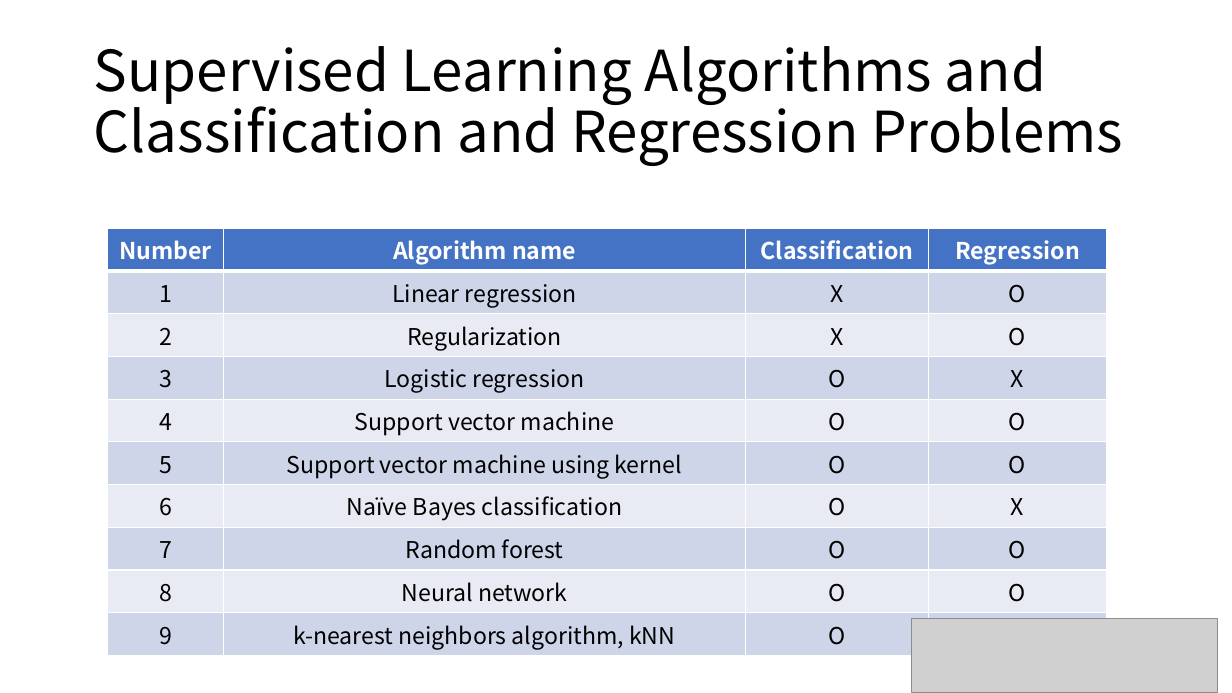
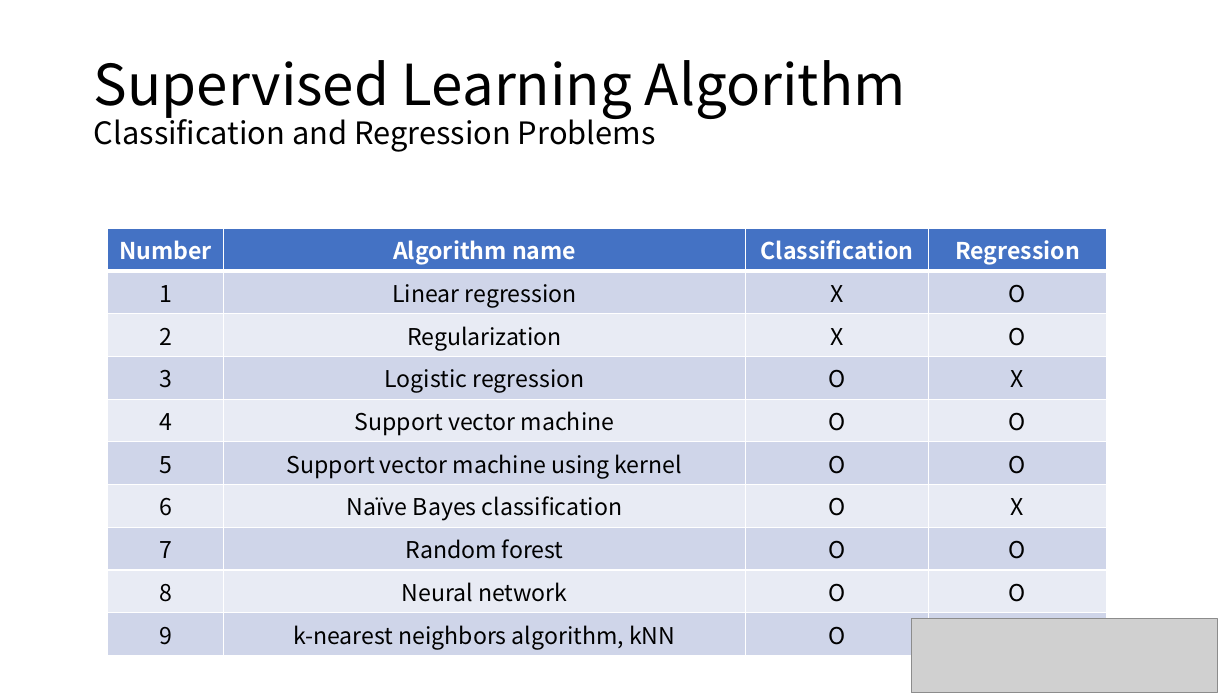
Before and after one commit to majorWallet/Machine_Learning_Algorithms_Library, a slide deck: slide 6 of 1-1_Introducing_MachineLearning.pptx. Drawn at 1232x693 pixels with LibreOffice and Linux fonts; fonts in the diff are those of the drawing; grey boxes stand for pictures. Boxes give left, top, right and bottom in pixels: in the first picture for what was removed or moved away, otherwise in the second. Text is boxed around its words. In the diff, an @@ line names an element or a change of style, - is before the commit and + after.

```diff
--- a/1-1_Introducing_MachineLearning.pptx
+++ b/1-1_Introducing_MachineLearning.pptx
@@ title at [94, 60, 906, 152]: text changed; size 44 to 24 pt @@
-Supervised Learning Algorithms and
-Classification and Regression Problems
+Supervised Learning Algorithm
+Classification and Regression Problems
```
Also in this commit, not shown: 1 other slide changed, 11 other files.
